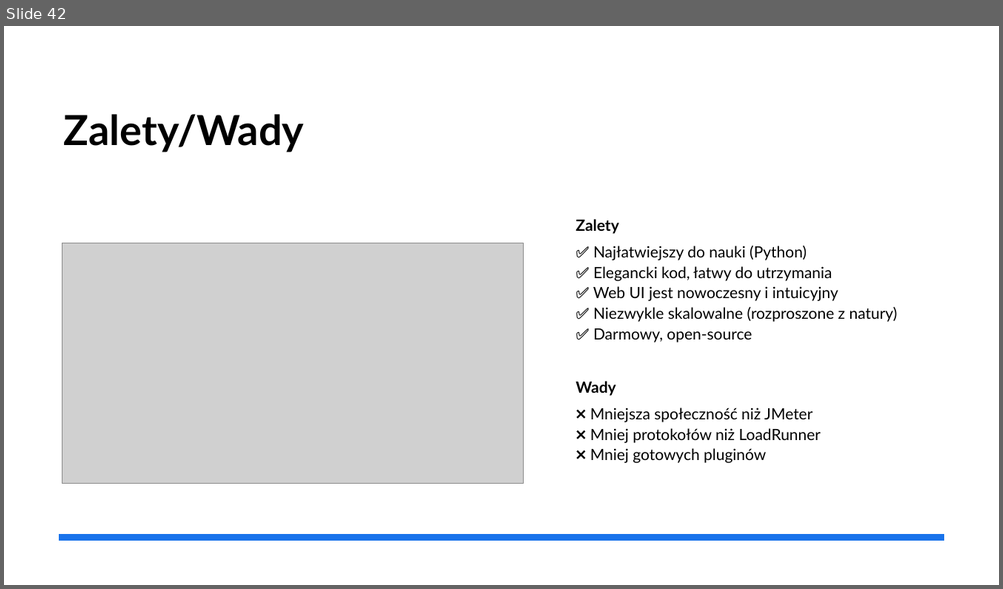
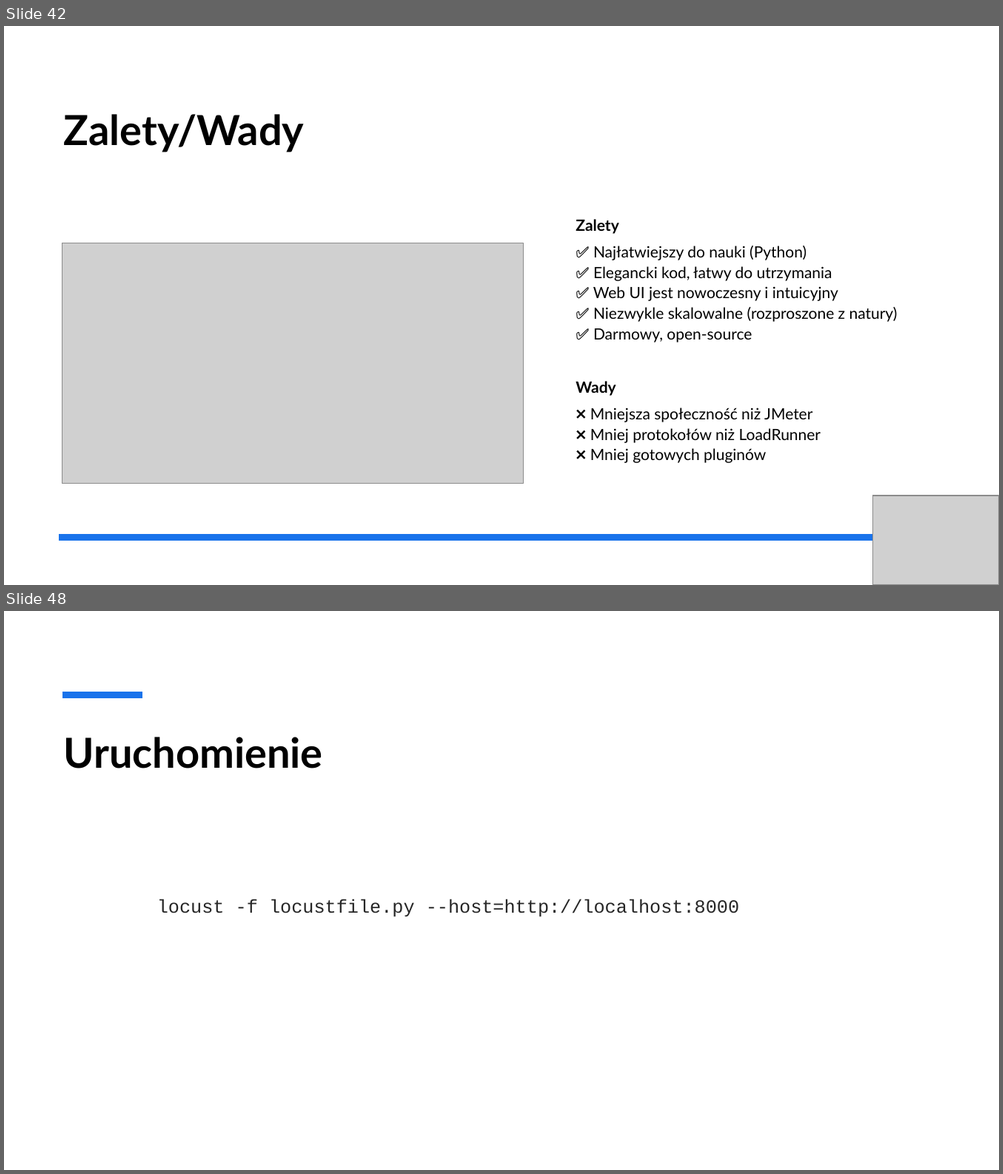
Before and after one commit to gajdaj2/performanceTesting, a slide deck: TestyWydajnosciowe.pptx. Shown one above the other, each under a label of ours: slide 42 before the commit, slides 42 and 48 after it; the slides between them are not shown. The pictures are 1003x589 and 1003x1174 pixels, drawn with LibreOffice and Linux fonts; fonts in the diff are those of the drawing; grey boxes stand for pictures. Boxes give left, top, right and bottom in pixels: in the first picture for what was removed or moved away, otherwise in the second. Text is boxed around its words. In the diff, an @@ line names an element or a change of style, - is before the commit and + after.

Commit message:
Locust ready

```diff
--- a/TestyWydajnosciowe.pptx
+++ b/TestyWydajnosciowe.pptx
@@ slide 48 added at bbox=[4, 611, 999, 1170], background #FFFFFF @@
@@ line added from (62, 695) to (142, 695), #1973EB 6 pt @@
@@ title added at bbox=[64, 737, 323, 769], 40 pt, text #000000, bold @@
+Uruchomienie
@@ text added at bbox=[157, 899, 739, 917], 18 pt, text #262626 @@
+locust -f locustfile.py --host=http://localhost:8000
@@ slide 42 changed as well @@
@@ picture added at bbox=[873, 496, 999, 585] @@
```
Also in this commit, not shown: 17 other slides changed, 14 other slides added, 1 other file.
